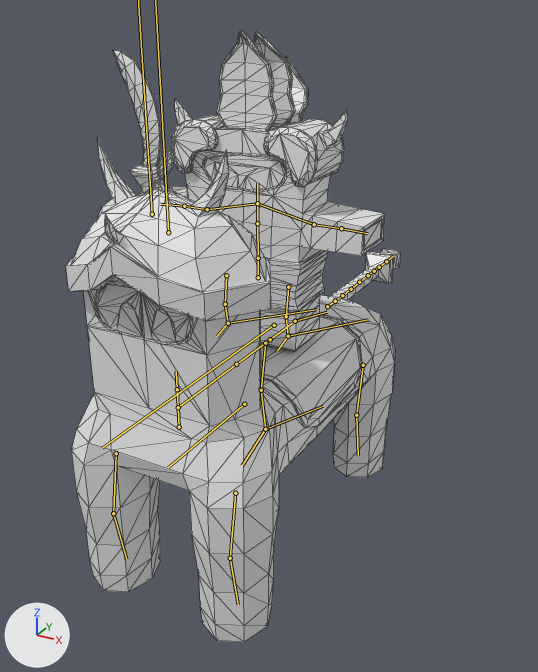
The glTF model figments-of-fuyan/assets/models/fof/cards/palmador_rider.glb: old version first, new version second.
One viewpoint serves both versions: a 50 mm camera at (1.13, -1.81, 1.68) aimed at (-0.05, 0.33, 0.62). The axes (+X, +Y, +Z) are drawn at lower left. The lights are the same throughout. The picture after the commit comes second. The bones that change, and the others that lie on the model, are drawn over the model as lines. Mesh edges are drawn as thin lines.

In view in the first picture: 'PalmadorRider'.
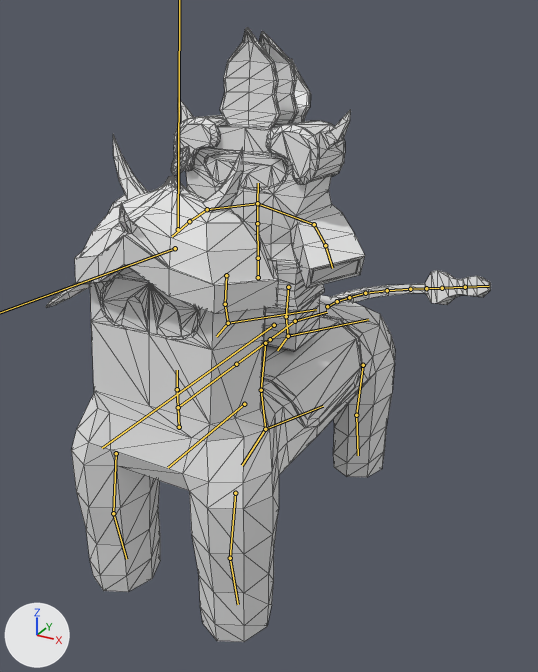
The newer file adds an action. The first version stands in its rest pose; the second is drawn at frame 1 of the action 'Death'.

What differs and where, as boxes [x1, y1, x2, y2] in the pictures (538 x 672 px):
'PalmadorRider', posed (33% wider)
    before: [66, 29, 400, 642]
    after: [46, 28, 491, 642]
bone 'Head', root to tip
    before: (177, 389) to (176, 371)
    after: (177, 389) to (177, 370)
bone 'Tail1', root to tip
    before: (327, 306) to (335, 301)
    after: (327, 306) to (337, 301)
bone 'Tail2', root to tip
    before: (335, 301) to (342, 295)
    after: (337, 301) to (349, 297)
bone 'Tail3', root to tip
    before: (342, 295) to (351, 289)
    after: (349, 297) to (365, 293)
bone 'Tail4', root to tip
    before: (351, 289) to (359, 282)
    after: (365, 293) to (387, 290)
bone 'Tail5', root to tip
    before: (359, 282) to (368, 275)
    after: (387, 290) to (410, 289)
bone 'Tail6', root to tip
    before: (368, 275) to (374, 271)
    after: (410, 289) to (426, 288)
bone 'RiderHead', root to tip
    before: (257, 203) to (257, 183)
    after: (257, 203) to (258, 183)
bone 'RiderArm.R', root to tip
    before: (207, 209) to (184, 206)
    after: (207, 209) to (189, 221)
bone 'RiderArm.L', root to tip
    before: (314, 224) to (341, 228)
    after: (314, 224) to (325, 245)

The change in detail:
Bone 'Head' (bone_head) turns from (0, 0, 0) to (-5, 1, -1) degrees about its own x, y and z.
Bone 'Tail1' (bone_tail1) turns from (0, 0, 0) to (0, -2, -8) degrees about its own x, y and z.
Bone 'Tail2' (bone_tail2) turns from (0, 0, 0) to (-1, -3, -10) degrees about its own x, y and z.
Bone 'Tail3' (bone_tail3) turns from (0, 0, 0) to (6, -3, 6) degrees about its own x, y and z.
Bone 'Tail4' (bone_tail4) turns from (0, 0, 0) to (-1, -6, -19) degrees about its own x, y and z.
Bone 'Tail5' (bone_tail5) turns from (0, 0, 0) to (-1, -6, -20) degrees about its own x, y and z.
Bone 'Tail6' (bone_tail6) turns from (0, 0, 0) to (0, -8, -26) degrees about its own x, y and z.
Bone 'Helmet' (bone_helmet) moves from (0.0, 0.0, 0.0) to (0.004, -0.002, -0.037).
Bone 'Helmet' (bone_helmet) turns from (0, 0, 0) to (-5, 1, -1) degrees about its own x, y and z.
Bone 'RiderHead' (bone_riderhead) turns from (0, 0, 0) to (-4, 0, 0) degrees about its own x, y and z.
Bone 'RiderArm.R' (bone_riderarm_r) turns from (0, 0, 0) to (-1, 0, 34) degrees about its own x, y and z.
Bone 'RiderArm.L' (bone_riderarm_l) turns from (0, 0, 0) to (37, 24, -18) degrees about its own x, y and z.
Bone 'Glaive' (bone_glaive) moves from (0.0, 0.0, 0.0) to (0.062, -0.121, -0.034).
Bone 'Glaive' (bone_glaive) turns from (0, 0, 0) to (87, -1, 41) degrees about its own x, y and z.
